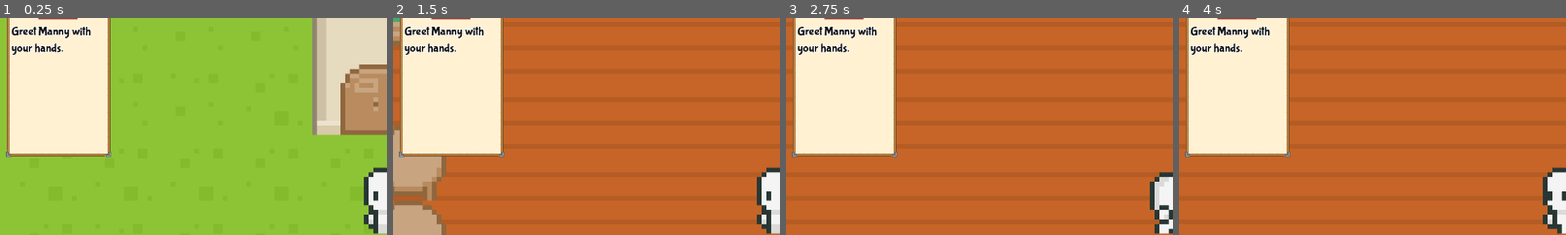
Above: before the commit, frames 1-4 (left to right).
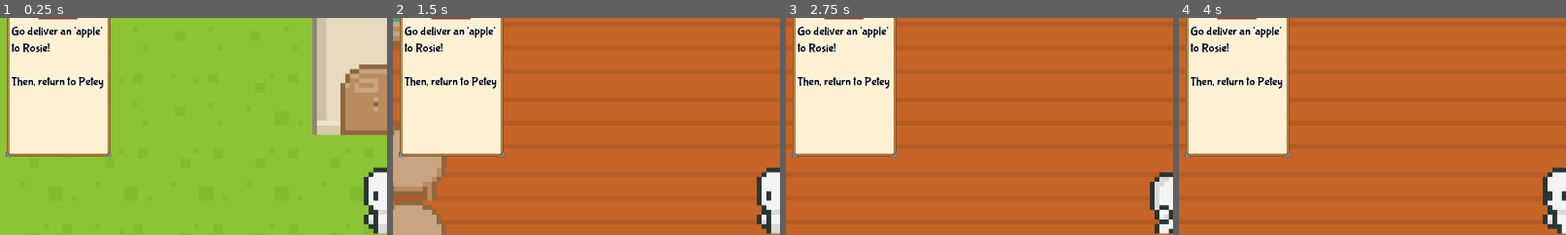
Above: after the commit, the same moments.

Repository: LKenny26/Buddyville
Game: Godot game, scene res://scenes/main.tscn
The game is run twice, just before and just after one commit, with the same random seed, the same clock (stepped at 60 frames per second) and the same inputs.
Inputs (mouse positions are % of the whole screen's width and height, from its top left):
- Up to frame 1 (0.25 s): no input
- Up to frame 2 (1.5 s): tap Enter (Next) at 0.5 s; drag from (50, 26) to (65, 39) at 0.52 s; drag from (30, 55) to (50, 50) at 1.27 s
- Up to frame 3 (2.75 s): move the mouse to (60, 28) at 2.02 s; press the mouse at (60, 28) at 2.03 s; hold Right (Right) from 2.03 s (still down); tap Enter (Next) at 2.1 s
- Up to frame 4 (4 s): release Right (Right) at 2.75 s; release the mouse at (60, 28) at 2.75 s; drag from (45, 70) to (20, 35) at 2.77 s; tap Space at 3.5 s; move the mouse to (80, 65) at 3.52 s; press the mouse at (80, 65) at 3.53 s; hold Left (Left) from 3.53 s (still down)
The pictures show only the part of the screen within x 0-50%, y 8-58%; the shares and areas given below are measured in that part.

The runs differ from the first frame. In frame 1, 1.7% of the frame differs, in the area x 2-27%, y 3-33%; in frame 2, 1.7%; in frame 3, 1.7%; in frame 4, 1.7%.

Commit message:
rosie death

Diff:
--- a/buddyville/scenes/Rabbit.tscn
+++ b/buddyville/scenes/Rabbit.tscn
@@ -1,6 +1,6 @@
-[gd_scene load_steps=14 format=3 uid="uid://cgveo3du6coy4"]
+[gd_scene load_steps=15 format=3 uid="uid://cgveo3du6coy4"]
 
-[ext_resource type="Script" path="res://scenes/villagers.gd" id="1_mnjga"]
+[ext_resource type="Script" path="res://scenes/rabbit.gd" id="1_mn7r5"]
 [ext_resource type="Texture2D" uid="uid://byg3jv86b5kxh" path="res://resources/sprites/villagers/Rabbit/OriginalQuality/Untitled_Artwork-1(2).png" id="2_irgl8"]
 [ext_resource type="Texture2D" uid="uid://cu4yf3qgaecre" path="res://resources/sprites/villagers/Rabbit/OriginalQuality/Untitled_Artwork-2(2).png" id="3_3je6g"]
 [ext_resource type="Texture2D" uid="uid://5k8k46f5j5oh" path="res://resources/sprites/villagers/Rabbit/OriginalQuality/Untitled_Artwork-3(2).png" id="4_1bnd6"]
@@ -9,6 +9,7 @@
 [ext_resource type="Texture2D" uid="uid://chtoorsiwsymd" path="res://resources/sprites/villagers/Rabbit/OriginalQuality/Untitled_Artwork-6(2).png" id="7_3etgh"]
 [ext_resource type="Texture2D" uid="uid://cdllntjpv68qc" path="res://resources/sprites/villagers/Rabbit/OriginalQuality/Untitled_Artwork-7(2).png" id="8_0bupu"]
 [ext_resource type="Texture2D" uid="uid://c11wrwfh7llt1" path="res://resources/sprites/villagers/Rabbit/OriginalQuality/Untitled_Artwork-8(2).png" id="9_py04g"]
+[ext_resource type="Texture2D" uid="uid://bxfi4lb2eocuk" path="res://resources/sprites/villagers/Rabbit/OriginalQuality/Untitled_Artwork-1(2) - Copy.png" id="10_hdhwc"]
 [ext_resource type="PackedScene" uid="uid://ddtjhyjyj14n4" path="res://scenes/dialogue_hud.tscn" id="10_w8spq"]
 
 [sub_resource type="SpriteFrames" id="SpriteFrames_c1hw7"]
@@ -41,6 +42,14 @@
 "loop": true,
 "name": &"rabbit",
 "speed": 15.0
+}, {
+"frames": [{
+"duration": 1.0,
+"texture": ExtResource("10_hdhwc")
+}],
+"loop": true,
+"name": &"rabbit dead",
+"speed": 5.0
 }]
 
 [sub_resource type="CapsuleShape2D" id="CapsuleShape2D_vojme"]
@@ -52,11 +61,11 @@
 
 [node name="Rabbit" type="CharacterBody2D" groups=["NPC"]]
 collision_layer = 3
-script = ExtResource("1_mnjga")
+script = ExtResource("1_mn7r5")
 
 [node name="AnimatedSprite2D" type="AnimatedSprite2D" parent="."]
 sprite_frames = SubResource("SpriteFrames_c1hw7")
-animation = &"rabbit"
+animation = &"rabbit dead"
 
 [node name="CollisionShape2D" type="CollisionShape2D" parent="."]
 position = Vector2(-1, 2)
@@ -73,7 +82,23 @@
 
 [node name="DialogueHud" parent="." instance=ExtResource("10_w8spq")]
 
+[node name="DeathTimer" type="Timer" parent="."]
+
+[node name="DoneTimer" type="Timer" parent="."]
+
+[node name="CanvasLayer" type="CanvasLayer" parent="."]
+scale = Vector2(2, 2)
+transform = Transform2D(2, 0, 0, 2, 0, 0)
+
+[node name="ColorRect" type="ColorRect" parent="CanvasLayer"]
+visible = false
+offset_right = 1152.0
+offset_bottom = 648.0
+color = Color(0, 0, 0, 1)
+
 [connection signal="timeout" from="Timer" to="." method="_on_timer_timeout"]
 [connection signal="body_entered" from="Area2D" to="." method="_on_area_2d_body_entered"]
 [connection signal="body_exited" from="Area2D" to="." method="_on_area_2d_body_exited"]
 [connection signal="input_event" from="Area2D" to="." method="_on_area_2d_input_event_rabbit"]
+[connection signal="timeout" from="DeathTimer" to="." method="_on_death_timer_timeout"]
+[connection signal="timeout" from="DoneTimer" to="." method="_on_done_timer_timeout"]
--- a/buddyville/scenes/game_state.gd
+++ b/buddyville/scenes/game_state.gd
@@ -29,7 +29,7 @@
 }
 
 # keeps track of which quest player is on
-var game_state = BEAT
+var game_state = POISON
 # player inventory
 var inventory = []
 # player position when swapping scenes
--- /dev/null
+++ b/buddyville/scenes/rabbit.gd
@@ -0,0 +1,16 @@
+extends Villager
+
+func _process(delta: float):
+	if GameState.villager_state["Rabbit"]["dead"]:
+		pass
+	else:
+		match curr_state:
+			# does nothing if idle
+			IDLE:
+				pass
+			# chooses a random direction to walk in
+			CHOOSE_DIR:
+				dir = choose([Vector2.RIGHT, Vector2.LEFT, Vector2.UP, Vector2.DOWN])
+			# villager moves !
+			MOVING:
+				move(delta)
--- a/buddyville/scenes/villagers.gd
+++ b/buddyville/scenes/villagers.gd
@@ -167,12 +167,16 @@
 func _on_area_2d_input_event_rabbit(viewport: Node, event: InputEvent, shape_idx: int) -> void:
 	if event.is_action_pressed("Interact") && player_close:
 		curr_state = TALKING
-		if interacted_rabbit == 0:
+		if interacted_rabbit == 0 && state != 5:
 			dialogue.say("Heya, I'm Rosie! Welcome to Buddyville! Why don't you stop by my place sometime? We could have some apples and tea :)")
 			dialogue.set_title("Rosie")
 			interacted_rabbit += 1
 			GameState.villager_state["Rabbit"]["met"] = true
 			curr_state = choose([IDLE, CHOOSE_DIR, MOVING])
+		elif state == 5:
+			dialogue.say("An apple? For me? Thank you so much!")
+			dialogue.set_title("Rosie")
+			$DeathTimer.start(2)
 		else:
 			dialogue.say(choose(lines))
 	curr_state = choose([IDLE, CHOOSE_DIR, MOVING])
@@ -184,13 +188,18 @@
 	player_close = false
 
 func _on_death_timer_timeout() -> void:
-	if state == 7:
+	if state == 5: # rabbit death
+		GameState.villager_state["Rabbit"]["dead"] = true
+		$AnimatedSprite2D.play("rabbit dead")
+		var apple = load("res://resources/sfx/Rosie_Death.wav")
+		sound_player.stream = apple
+		sound_player.play()
+	elif state == 7: # monkey death
 		GameState.villager_state["Monkey"]["dead"] = true
 		$AnimatedSprite2D.play("dead_monkey")
 		var punch = load("res://resources/sfx/punching_sfx.wav")
 		sound_player.stream = punch
 		sound_player.play()
-		print("PUNCH SFX")
 	$CanvasLayer/ColorRect.visible = true
 	get_parent().get_node("MiniMap").visible = false
 	$DeathTimer.stop()
@@ -200,5 +209,9 @@
 	$DoneTimer.stop()
 	$CanvasLayer/ColorRect.visible = false
 	get_parent().get_node("MiniMap").visible = true
-	dialogue.set_title("(Petey)")
-	dialogue.say("One more to go.....")
+	if state == 7:
+		dialogue.set_title("(Petey)")
+		dialogue.say("One more to go.....")
+	elif state == 5:
+		dialogue.set_title("(Petey)")
+		dialogue.say("Oh no......")
Not shown, added: buddyville/resources/sfx/Rosie_Death.wav.import
Binary file changed: buddyville/resources/sprites/villagers/Rabbit/OriginalQuality/Untitled_Artwork-1(2) - Copy.png
Not shown: 1 places in buddyville/scenes/player.tscn that only renumber resources
Not shown: 1 places in buddyville/scenes/town_hall.tscn that only renumber resources
Not shown, added: buddyville/resources/sfx/Rosie_Death.wav
